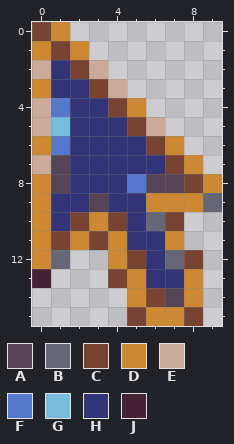
Edited in one commit: pixel-art sprite (Assets/cursor.png). This is how it looked before the edit.
The file is 10x16 pixels.
Palette (. is transparent): A #554455  B #666677  C #774433  D #cc8833  E #ccaa99  F #5577cc  G #77bbdd  H #333377  J #442233
Pixels before, first column x 0:
 0 CD........
 1 DCD.......
 2 EHCE......
 3 DHHCE.....
 4 EFHHCD....
 5 EGHHHCE...
 6 DFHHHHCD..
 7 EAHHHHHCD.
 8 DAHHHFAACD
 9 DHHAHHDDDB
10 DHCDCHBC..
11 DCDCDHHD..
12 DB..DCHBC.
13 J...CDHHD.
14 .....DCAD.
15 .....CDDC.
The result:
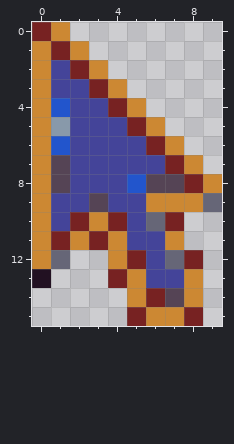
Diff:
Colour C changes from #774433 to #772222.
Colour F changes from #5577cc to #2255cc.
Colour G changes from #77bbdd to #8899aa.
Colour H changes from #333377 to #444499.
Colour J changes from #442233 to #221122.
Colour D replaces colour E in row 2 at x 0 and 3; in row 3 at x 4; in row 4 at x 0; in row 5 at x 0 and 6; in row 7 at x 0.
Pixel boxes of the changes (left, top, right, bottom) in both pictures:
changed: (32, 22, 203, 326)
